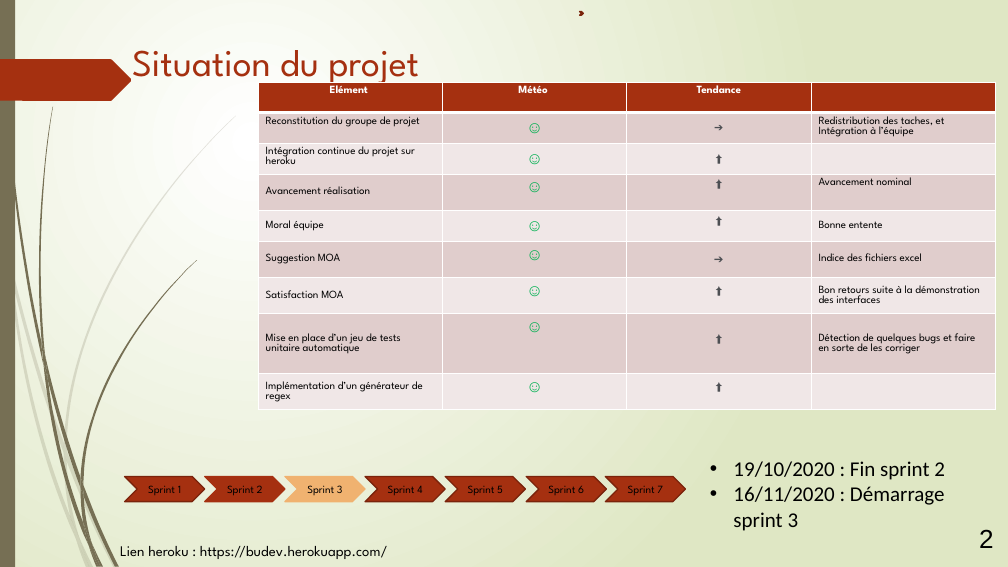
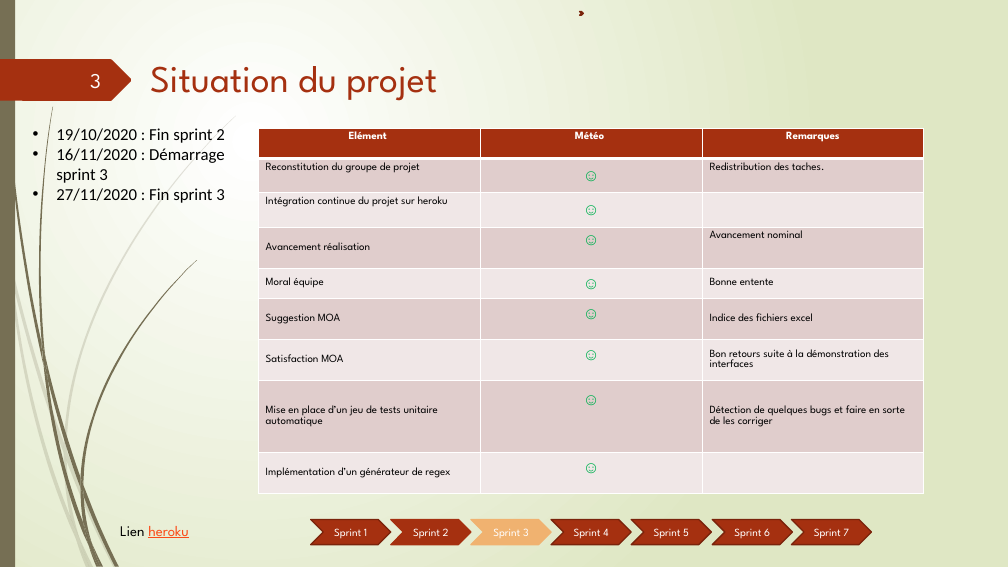
Before and after one commit to abes-esr/kalidos, a slide deck: slide 3 of doc/comité-pilotage.pptx. Drawn at 1008x567 pixels with LibreOffice and Linux fonts; fonts in the diff are those of the drawing. Boxes give left, top, right and bottom in pixels: in the first picture for what was removed or moved away, otherwise in the second. Text is boxed around its words. In the diff, an @@ line names an element or a change of style, - is before the commit and + after.

```diff
--- a/doc/comité-pilotage.pptx
+++ b/doc/comité-pilotage.pptx
@@ title "Situation du projet": place and size @@
-title "Situation du projet" at [132,50,419,88]
+title "Situation du projet" at [150,66,437,101]
@@ page number added at [90,74,101,89], 20 pt, text #FEFFFF @@
+3
@@ text "19/10/2020 : Fin sprint 2": place and size @@
-text "19/10/2020 : Fin sprint 2" at [733,461,945,531]
+text "19/10/2020 : Fin sprint 2" at [56,128,224,203]
@@ text at [56,128,224,183]: size 20 to 16 pt in "19/10/2020 : Fin sprint 2", "16/11/2020 : Démarrage sprint 3" @@
@@ table at [258,128,925,493] @@
-column 3: Tendance | ➔ | ⬆ | ⬆ | ⬆ | ➔ | ⬆ | ⬆ | ⬆
-column 4:  | Redistribution des taches, et Intégration à l’équipe |  | Avancement nominal | Bonne entente | Indice des fichiers excel | Bon retours suite à la démonstration des interfaces | Détection de quelques bugs et faire en sorte de les corriger | 
+column 3: Remarques | Redistribution des taches. |  | Avancement nominal | Bonne entente | Indice des fichiers excel | Bon retours suite à la démonstration des interfaces | Détection de quelques bugs et faire en sorte de les corriger | 
@@ table: place and size @@
-table at [258,82,996,450]
+table at [258,128,925,493]
@@ text at [56,188,224,203]: paragraph added @@
+• 27/11/2020 : Fin sprint 3
@@ text at [120,526,188,538]: text changed; text colour #000000 to #FB4A18 @@
-Lien heroku : https://budev.herokuapp.com/
+Lien heroku
@@ 7 chevrons: place and size @@
-7 chevrons at [125,476,686,501]
+7 chevrons at [311,520,872,544]
@@ text colour #000000 to #FFFFFF in 7 elements at [311,520,391,544], [391,520,471,544], [471,520,551,544], [551,520,631,544], [631,520,712,544], [712,520,792,544], [792,520,872,544] @@
@@ text removed at [979,529,994,548] @@
-2
```
Also in this commit, not shown: 8 other slides changed, 3 slides added.
